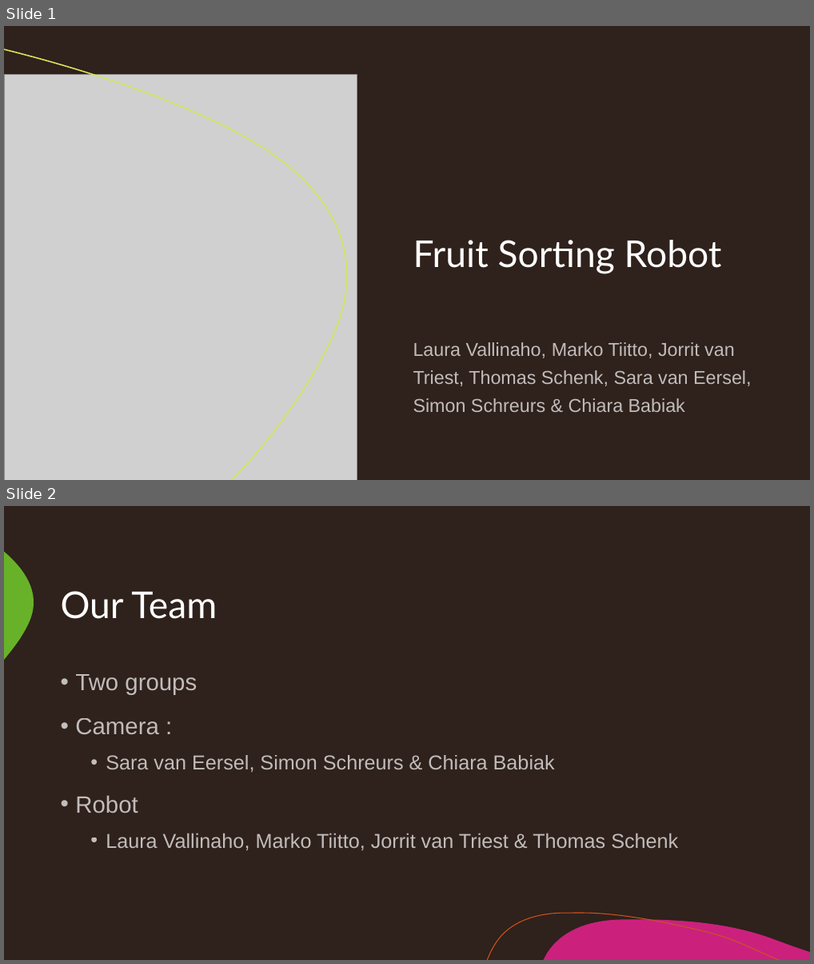
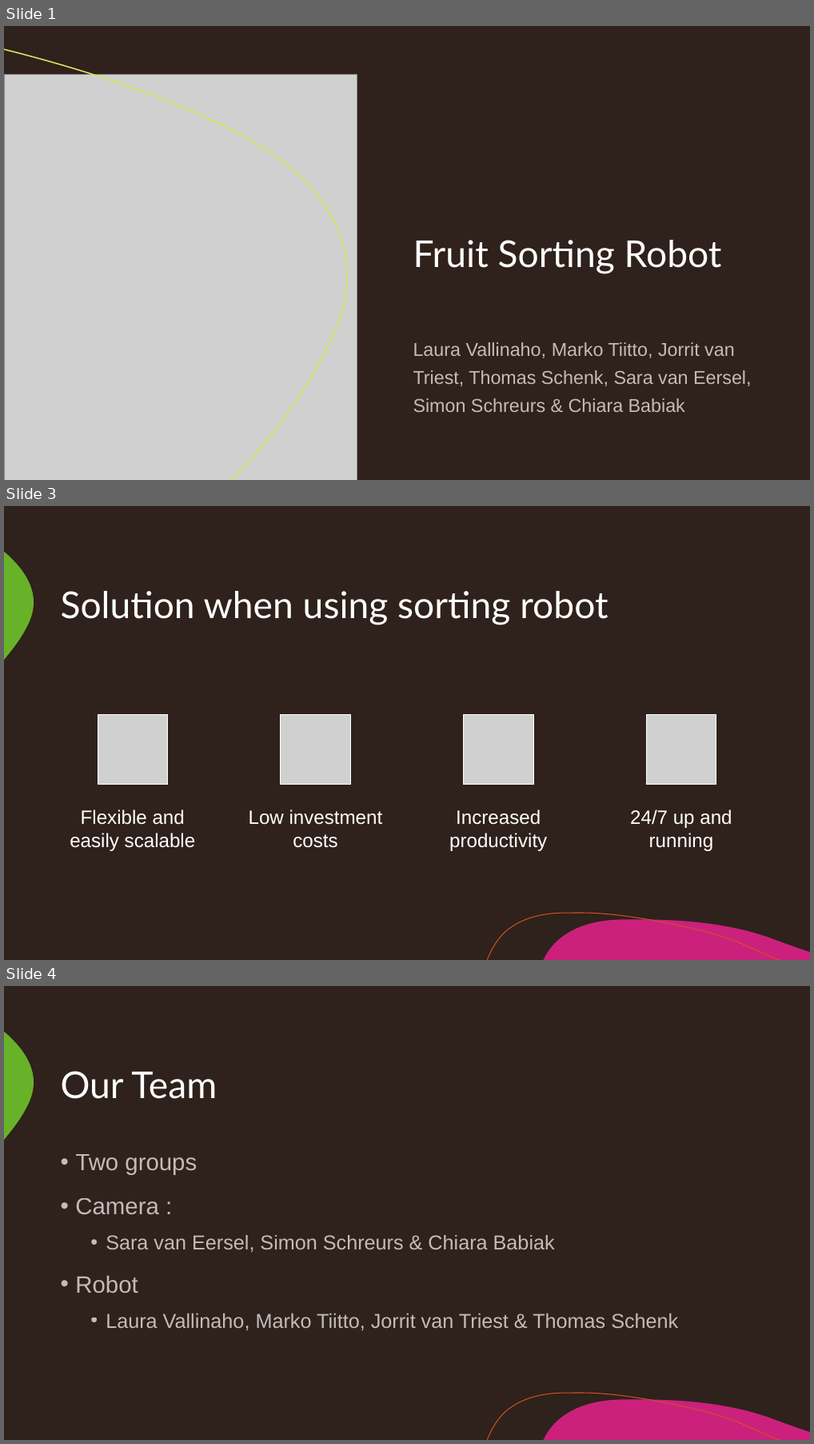
Before and after one commit to CursingThomas/ROBOT_GROUP2, a slide deck: Documentation/Presentations/Demo9May.pptx. Shown one above the other, each under a label of ours: slides 1 and 2 before the commit, slides 1, 3 and 4 after it; the slides between them are not shown. The pictures are 814x964 and 814x1444 pixels, drawn with LibreOffice and Linux fonts; fonts in the diff are those of the drawing; grey boxes stand for pictures. Boxes give left, top, right and bottom in pixels: in the first picture for what was removed or moved away, otherwise in the second. Text is boxed around its words. In the diff, an @@ line names an element or a change of style, - is before the commit and + after.

```diff
--- a/Documentation/Presentations/Demo9May.pptx
+++ b/Documentation/Presentations/Demo9May.pptx
@@ slide 3 added at (4,506,810,960), background #2F211B; not listed: 3 template elements that a slide beside it also shows @@
@@ title added at (61,591,608,625), 44 pt, text #FFFFFF @@
+Solution when using sorting robot
@@ group added at (70,714,732,851): 4 pictures, 4 texts @@
+Flexible and easily scalable
+Low investment costs
+Increased productivity
+24/7 up and running
@@ what was slide 2 is now slide 4 @@
```
Also in this commit, not shown: 1 slide changed, 2 other slides added.
